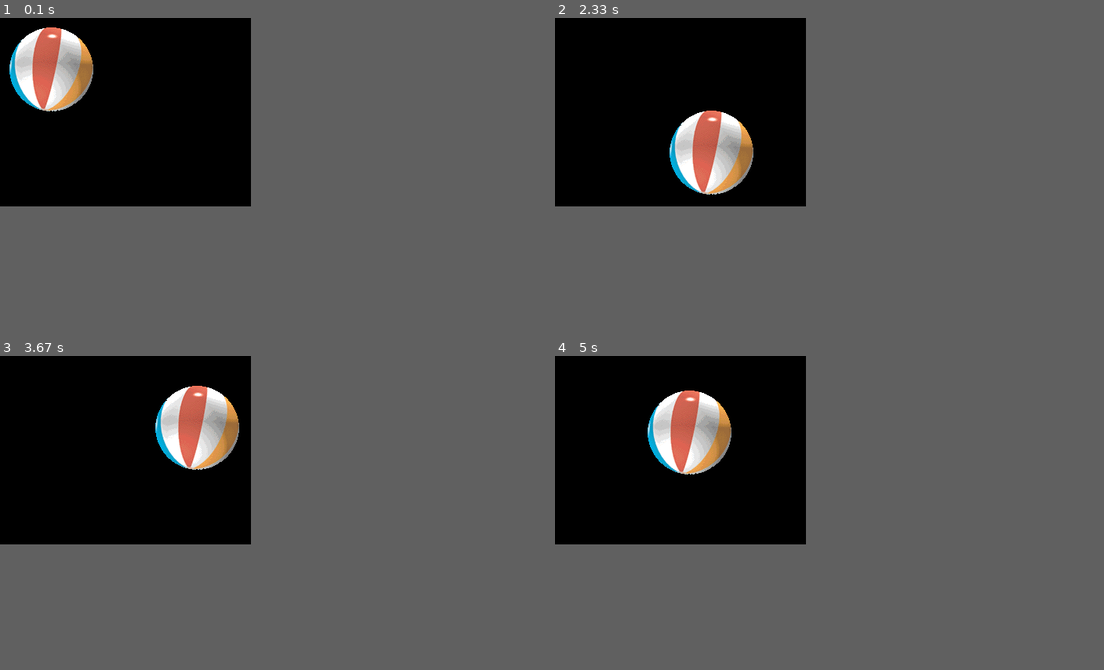
Above: before the commit, frames 1-4 (two rows, left to right).
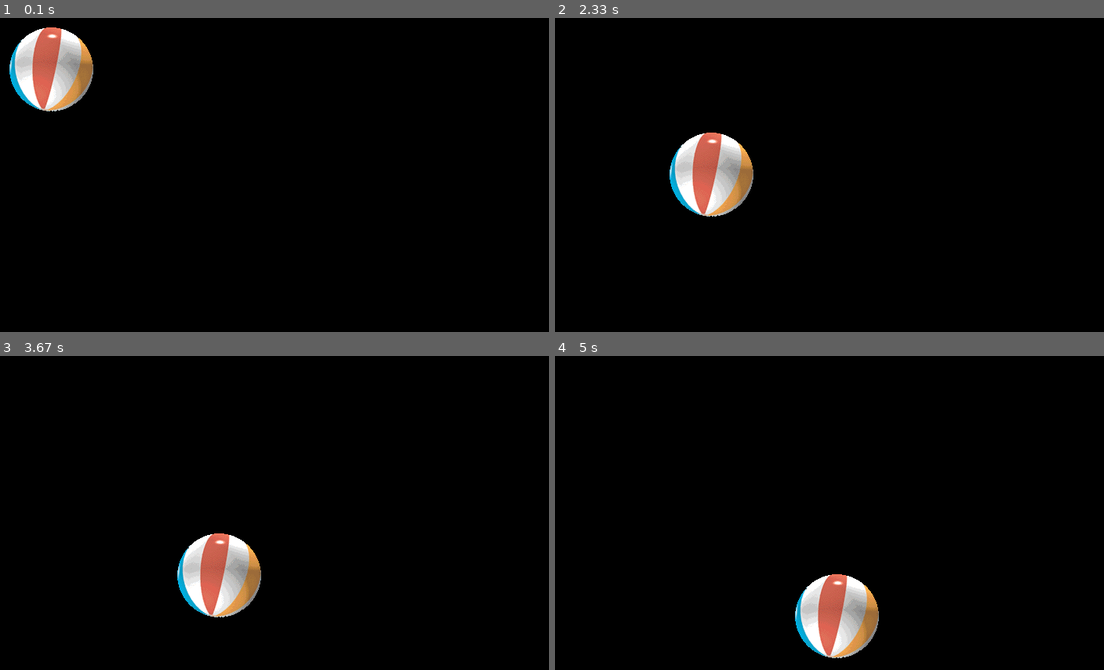
Above: after the commit, the same moments.

Repository: Chuckduey/Colorado-Hack-a-Thon
Game: pygame game, started from Examples/PyGame_Examples/PyGame_Ball.py
Two runs of this game, one before a commit and one after it. Both use one fixed random seed, a clock stepped at 60 frames per second and the inputs below. The source is Python 2; it was converted automatically to run under Python 3.
Inputs:
- Up to frame 1 (0.1 s): no input
- Up to frame 2 (2.33 s): no input
- Up to frame 3 (3.67 s): no input
- Up to frame 4 (5 s): no input
In our replay, the window is 320x240 before the commit and 700x400 after it. These sizes can differ from the game's own. Grey fills any space a smaller window leaves; there, only what the larger window draws over its background counts as a difference.

The runs differ from the first frame. In frame 1, only the window size differs. In frame 2, 3.6% of the frame differs, in the area x 20-37%, y 29-64%; in frame 3, 6.4%, in the area x 28-48%, y 9-84%; in frame 4, 6.4%.

Commit message:
Updated so it is not full screen

Diff:
--- a/Examples/PyGame_Examples/PyGame_Ball.py
+++ b/Examples/PyGame_Examples/PyGame_Ball.py
@@ -3,21 +3,24 @@
 Description: This is a simple GUI app which creates a bouncing ball animation.
 
 Created: September 15, 2017
+Modified Feb 20, 2020
 
-Author: Blake Vermeer
+Author: Blake Vermeer + Chuck Duey
 '''
 
 import sys, pygame, os
 
 os.putenv('DISPLAY', ':0')
-
+x = 50
+y = 25
+os.environ['SDL_VIDEO_WINDOW_POS'] = "%d,%d" % (x,y)
 pygame.init()
 
-size = width, height = 320, 240
+size = width, height = 700, 400
 speed = [1, 1]
 black = 0, 0, 0
 
-screen = pygame.display.set_mode(size, pygame.FULLSCREEN)
+screen = pygame.display.set_mode(size)
 
 # Be careful with this line! The touchscreen doesn't work correctly when hiding the mouse!
 pygame.mouse.set_visible(False)
